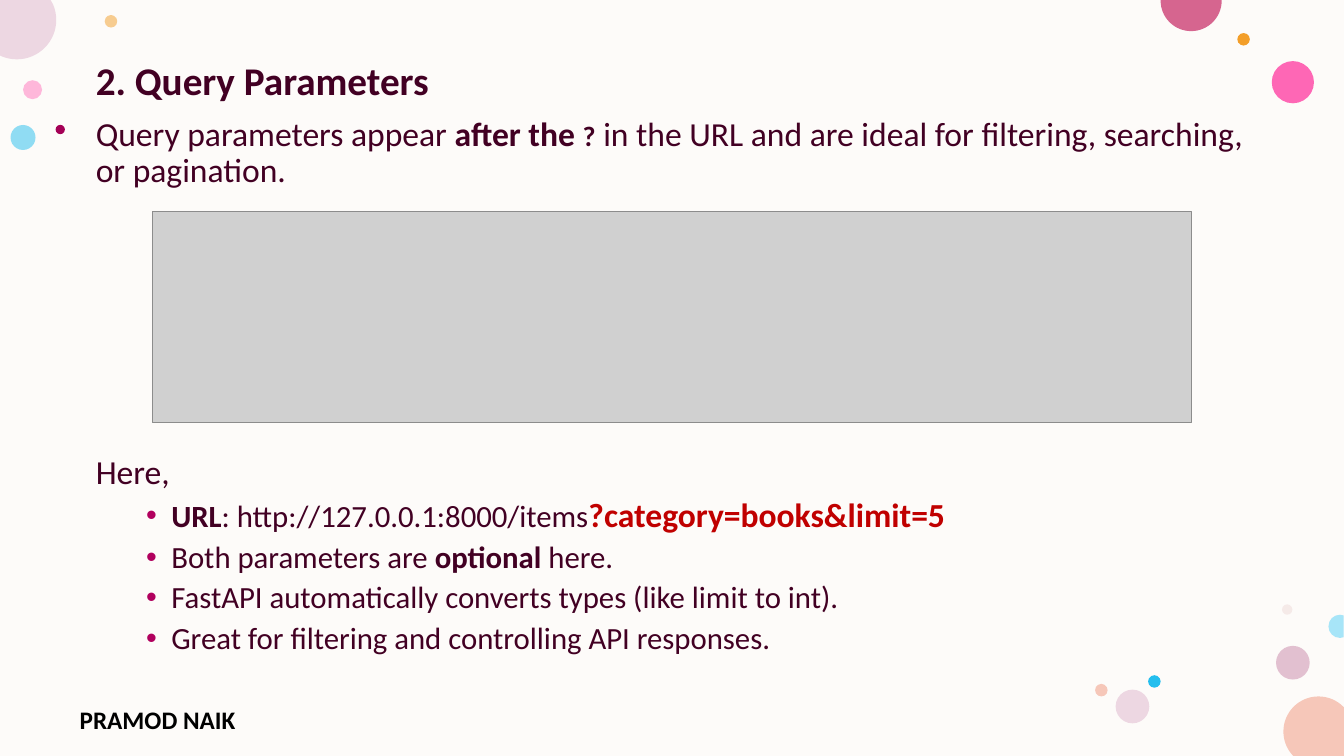
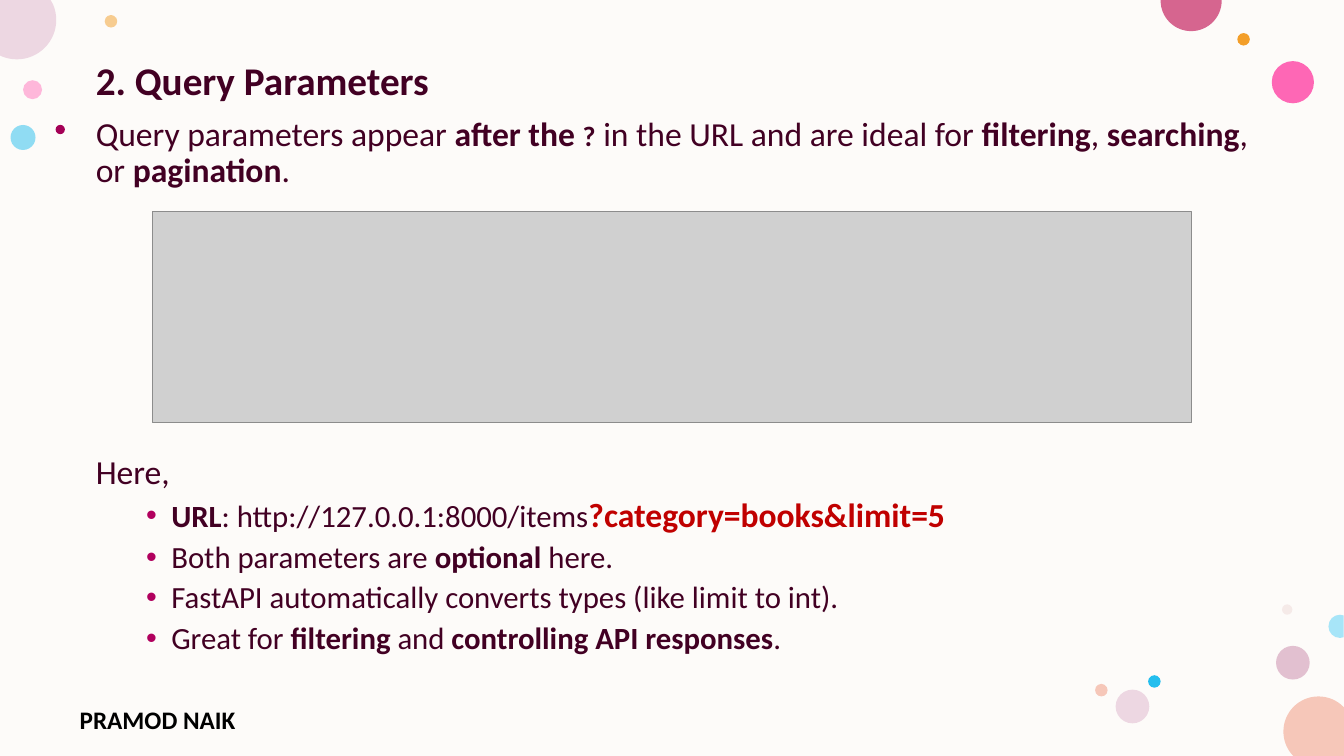
Before and after one commit to PRAMODNAIK-DEV/Backend-Dev-using-Python-FastAPI, a slide deck: slide 13 of FastAPI/FastAPI- Intermediate.pptx (slide 12 before the commit). Drawn at 1344x756 pixels with LibreOffice and Linux fonts; fonts in the diff are those of the drawing; grey boxes stand for pictures; background and template pictures are left out. Boxes give left, top, right and bottom in pixels: in the first picture for what was removed or moved away, otherwise in the second. Text is boxed around its words. In the diff, an @@ line names an element or a change of style, - is before the commit and + after.

```diff
--- a/FastAPI/FastAPI- Intermediate.pptx
+++ b/FastAPI/FastAPI- Intermediate.pptx
@@ text at bbox=[96, 122, 1248, 655]: bold on in "filtering, searching, pagination.", "filtering controlling API responses." @@
```
Also in this commit, not shown: 7 other slides changed, 18 slides added, 6 slides removed, 5 other files.
